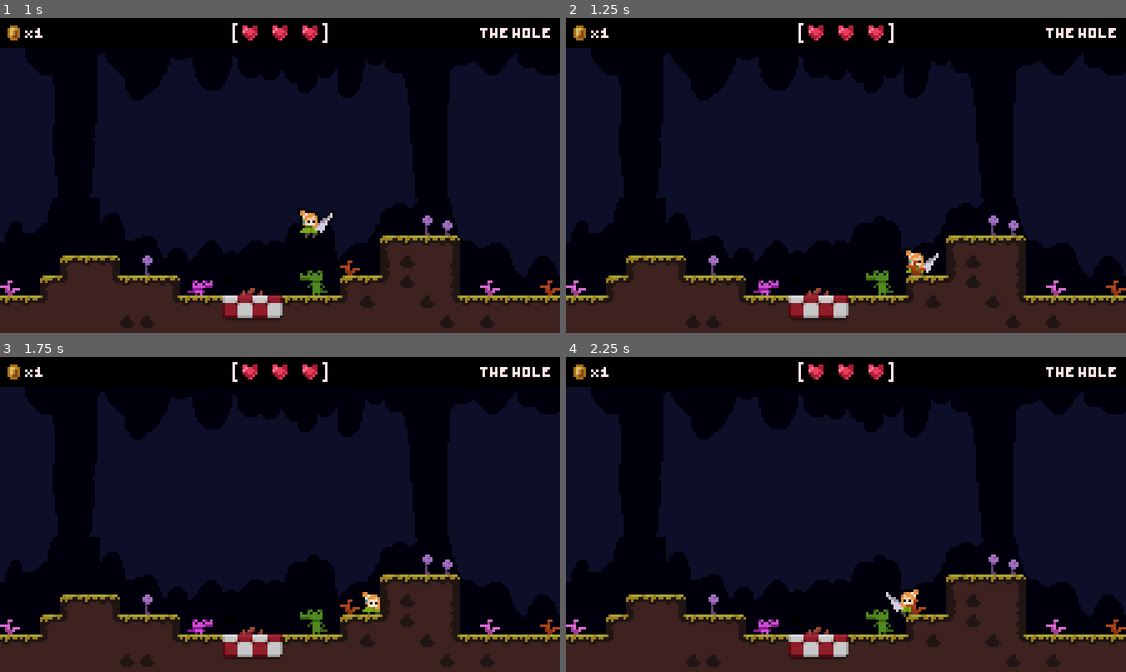
Above: before the commit, frames 1-4 (two rows, left to right).
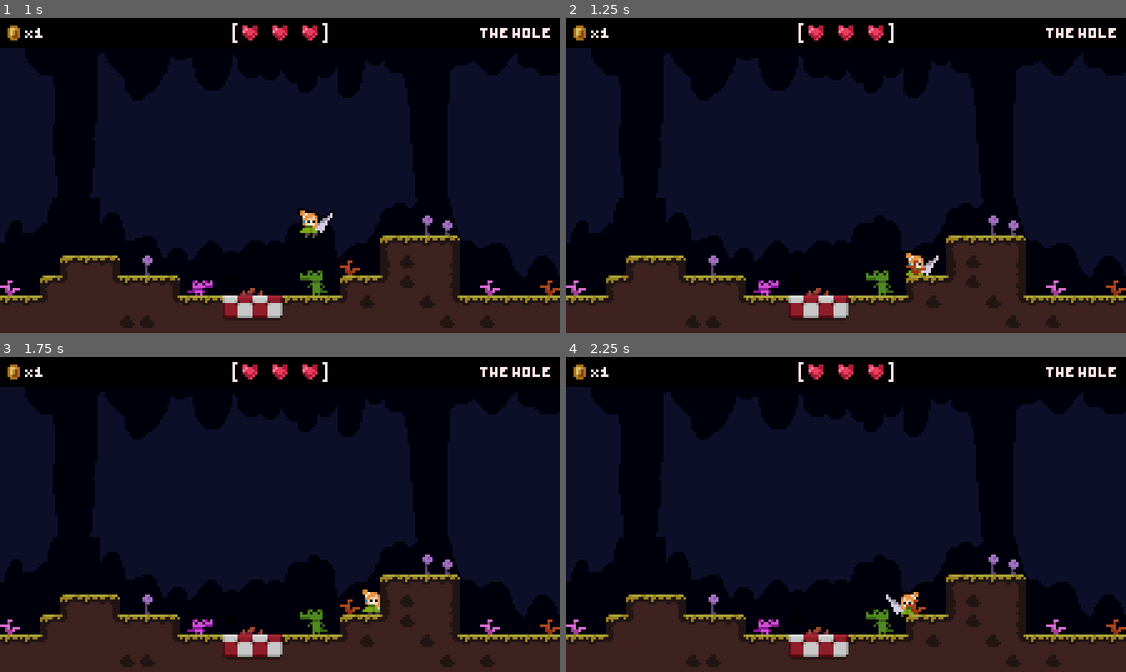
Above: after the commit, the same moments.

Repository: coffe789/the_hole_report
Game: Godot game, scene res://Content/main.tscn
Two runs of this game, one before a commit and one after it. Both use one fixed random seed, a clock stepped at 60 frames per second and the inputs below.
Inputs (mouse positions are in pixels of both pictures, inside the frame that each line leads up to):
- Up to frame 1 (1 s): tap Enter (ui_accept) at 0.5, 0.6 s; move the mouse to (403, 159) at 0.52 s; hold Right (ui_right) from 0.53 s (still down); hold Space (jump) from 0.53 s (still down); click (403, 159) at 0.67 s
- Up to frame 2 (1.25 s): keep holding Right (ui_right); keep holding Space (jump)
- Up to frame 3 (1.75 s): keep holding Right (ui_right); move the mouse to (168, 530) at 1.27 s; release Space (jump) at 1.28 s; tap Space (jump) at 1.35, 1.52 s; tap Enter (ui_accept) at 1.55 s
- Up to frame 4 (2.25 s): tap Space (jump) at 1.82 s; move the mouse to (902, 445) at 2.02 s; release Right (ui_right) at 2.03 s; hold Left (ui_left) from 2.03 s (still down); hold Space (jump) from 2.03 s (still down); tap Enter (ui_accept) at 2.1 s

Frame 1 is identical in both runs. In frame 2, 0.2% of the frame differs, in the area x 60-67%, y 73-82%; in frame 3, 0.1%; in frame 4, 0.2%, in the area x 57-63%, y 73-83%.

Commit message:
add attack, other stuff

Diff:
--- a/Content/Map/world.tscn
+++ b/Content/Map/world.tscn
@@ -11,7 +11,11 @@
 [ext_resource type="Texture2D" uid="uid://5njq07xfudk2" path="res://Art/croco_jr.png" id="10_77050"]
 [ext_resource type="PackedScene" uid="uid://dbbruyu6qrvj1" path="res://Content/NPC/npc.tscn" id="12_5073p"]
 [ext_resource type="PackedScene" uid="uid://djuy8mo8nwe4i" path="res://Content/Map/room.tscn" id="12_ngnwq"]
+[ext_resource type="Texture2D" uid="uid://fo03wacvy41t" path="res://Art/bloblin.png" id="13_7lf2y"]
+[ext_resource type="PackedScene" uid="uid://dbnheiheigdfg" path="res://Content/Util/Damage/tx_hitbox.tscn" id="13_krhj3"]
 [ext_resource type="Script" path="res://Content/Resource/dialogue.gd" id="13_lj3s4"]
+
+[sub_resource type="CircleShape2D" id="CircleShape2D_ucye3"]
 
 [node name="World" type="Node2D"]
 script = ExtResource("1_uklxy")
@@ -30,6 +34,16 @@
 
 [node name="Player" parent="." instance=ExtResource("5_axxvd")]
 position = Vector2(96, 104)
+
+[node name="bloblin" type="Sprite2D" parent="."]
+position = Vector2(255, 97)
+texture = ExtResource("13_7lf2y")
+
+[node name="TxHitbox" parent="bloblin" groups=["enemy_attack"] instance=ExtResource("13_krhj3")]
+position = Vector2(-1, 6)
+
+[node name="CollisionShape2D" type="CollisionShape2D" parent="bloblin/TxHitbox"]
+shape = SubResource("CircleShape2D_ucye3")
 
 [node name="TileMap" type="TileMap" parent="."]
 tile_set = ExtResource("1_rgccw")
@@ -51,44 +65,48 @@
 [node name="Room2" parent="." instance=ExtResource("12_ngnwq")]
 position = Vector2(336, 64)
 
-[node name="NPC" parent="." instance=ExtResource("12_5073p")]
+[node name="Croco" parent="." instance=ExtResource("12_5073p")]
 position = Vector2(125, 104)
 texture = ExtResource("3_gr0vp")
 
-[node name="Interactable" parent="NPC" index="0"]
+[node name="Interactable" parent="Croco" index="0"]
 position = Vector2(1, 8)
 
-[node name="dir" parent="NPC/Interactable" index="1"]
+[node name="dir" parent="Croco/Interactable" index="1"]
 position = Vector2(-1, -16)
 
-[node name="Dialogue" parent="NPC" index="1"]
-dialogue = Array[String](["hellow player this is gonna be a long one but please stay with me. Blah blah blah", "what's up"])
+[node name="Dialogue" parent="Croco" index="1"]
+dialogue = Array[String](["our picnic is ruined!!!", "how could you do this?"])
 
-[node name="Dialogue2" type="Node" parent="NPC"]
+[node name="Dialogue2" type="Node" parent="Croco"]
 script = ExtResource("13_lj3s4")
 is_player = true
-dialogue = Array[String](["not much", "hbu"])
+dialogue = Array[String](["Sorry about that. ", "I never expected someone was having a picnic at the bottom of this hole. "])
 
-[node name="NPC2" parent="." instance=ExtResource("12_5073p")]
+[node name="Dialogue3" type="Node" parent="Croco"]
+script = ExtResource("13_lj3s4")
+dialogue = Array[String](["woah you fell from a sky hole??", "I guess our blanket saved you then huh"])
+
+[node name="CrocoJr" parent="." instance=ExtResource("12_5073p")]
 position = Vector2(80, 104)
 texture = ExtResource("10_77050")
 flip_h = true
 
-[node name="Interactable" parent="NPC2" index="0"]
+[node name="Interactable" parent="CrocoJr" index="0"]
 position = Vector2(1, 8)
 
-[node name="dir" parent="NPC2/Interactable" index="1"]
+[node name="dir" parent="CrocoJr/Interactable" index="1"]
 position = Vector2(-2, -11)
 
-[node name="Dialogue" parent="NPC2" index="1"]
-dialogue = Array[String](["hellow player", "what's up"])
+[node name="Dialogue" parent="CrocoJr" index="1"]
+dialogue = Array[String](["*cries*", "YOU MONSTER"])
 
-[node name="Dialogue2" type="Node" parent="NPC2"]
+[node name="Dialogue2" type="Node" parent="CrocoJr"]
 script = ExtResource("13_lj3s4")
 is_player = true
-dialogue = Array[String](["not much", "hbu"])
+dialogue = Array[String](["..sorry"])
 
-[editable path="NPC"]
-[editable path="NPC/Interactable"]
-[editable path="NPC2"]
-[editable path="NPC2/Interactable"]
+[editable path="Croco"]
+[editable path="Croco/Interactable"]
+[editable path="CrocoJr"]
+[editable path="CrocoJr/Interactable"]
--- a/Content/NPC/npc.gd
+++ b/Content/NPC/npc.gd
@@ -12,16 +12,19 @@
 			dialogues.append(c)
 
 func on_interact():
-	if get_tree().paused: return
-	$Interactable.visible = false
+	var p = Global.get_unique("player")
+	if !get_tree().paused && p.is_on_floor():
+		$Interactable.visible = false
+		p.velocity = Vector2.ZERO
 
-	get_tree().paused = true
-	for d in dialogues:
-		var tb = next_dialogue()
-		await tb.done
-	idx = 0
-	get_tree().paused = false
-	$Interactable.visible = true
+		get_tree().paused = true
+		for d in dialogues:
+			var tb = next_dialogue()
+			await tb.done
+		idx = 0
+
+		get_tree().paused = false
+		$Interactable.visible = true
 
 var idx = 0
 func next_dialogue():
@@ -30,7 +33,6 @@
 		var p = Global.get_unique("player")
 		add_child.call_deferred(tb)
 		if p:tb.offset = p.global_position-global_position + dialogue_offset
-		print(p.global_position-global_position)
 	else:
 		add_child.call_deferred(tb)
 		tb.offset = dialogue_offset
--- /dev/null
+++ b/Content/Player/Anim.gd
@@ -0,0 +1,7 @@
+extends AnimationPlayer
+
+func custom_play(name: StringName = "", custom_blend: float = -1, custom_speed: float = 1.0, from_end: bool = false):
+	if get_parent().is_attacking:
+		pass#animation_set_next(current_animation, name)
+	else:
+		play(name, custom_blend, custom_speed, from_end)
--- a/Content/Player/Fall.gd
+++ b/Content/Player/Fall.gd
@@ -7,10 +7,9 @@
 	target.move(delta)
 
 	if target.velocity.y > 50:
-		target.get_node("Anim").play("fall")
+		target.get_node("Anim").custom_play("fall")
 	else:
-		target.get_node("Anim").stop()
-		target.get_node("Sprite2D").frame = 0
+		target.get_node("Anim").custom_play("idle")
 
 func exit():
 	pass
--- a/Content/Player/Ground.gd
+++ b/Content/Player/Ground.gd
@@ -1,15 +1,14 @@
 extends State
 
 func enter():
-	target.get_node("Anim").stop()
+	pass
 
 func update(delta):
 	target.move(delta)
 	if Input.get_axis("ui_left", "ui_right") && target.get_node("Anim").current_animation != "walk":
-		target.get_node("Anim").play("walk")
+		target.get_node("Anim").custom_play("walk")
 	elif Input.get_axis("ui_left", "ui_right") == 0:
-		target.get_node("Anim").stop()
-		target.get_node("Sprite2D").frame = 0
+		target.get_node("Anim").custom_play("idle")
 
 func exit():
 	pass
--- a/Content/Player/Jump.gd
+++ b/Content/Player/Jump.gd
@@ -5,7 +5,7 @@
 func enter():
 	has_ended_jump = false
 	target.velocity.y = target.JUMP_SPEED
-	target.get_node("Anim").play("jump")
+	target.get_node("Anim").custom_play("jump")
 	target.get_node("PrejumpTimer").stop()
 
 func update(delta):
--- a/Content/Player/player.gd
+++ b/Content/Player/player.gd
@@ -1,17 +1,21 @@
 extends CharacterBody2D
 
 const MAX_SPEED = Vector2(65, 200)
+const MAX_HP = 3
 const INPUT_ACCEL = 30.0 * 60.0
 const JUMP_SPEED = -205.0
 const GRAVITY = 400
 
 var accel = Vector2.ZERO
+var is_attacking = false
+var hp = MAX_HP : set=set_health
 
 func _ready():
 	$SM.init_machine(self, $SM/States/Ground)
 
 func move(delta):
 	var dir = Input.get_axis("ui_left", "ui_right")
+	if !is_on_floor(): dir *= pow(modulate.a, 2) # Less control when taking damage
 	accel = Vector2(dir * INPUT_ACCEL, GRAVITY)
 	velocity += accel * delta
 	if is_on_floor():
@@ -28,5 +32,36 @@
 	if Input.is_action_just_pressed("jump"):
 		$PrejumpTimer.start()
 	$SM.update(delta)
-	if velocity.x:
-		$Sprite2D.scale.x = sign(velocity.x)
+	if Input.is_action_just_pressed("ui_down"):
+		if !is_attacking:
+			$Anim.custom_play("attack")
+			$AttackTimer.start()
+			is_attacking = true
+			await $AttackTimer.timeout
+			is_attacking = false
+	var dir = Input.get_axis("ui_left", "ui_right")
+	if dir && !is_attacking:
+		$Sprite2D.scale.x = sign(dir)
+		$TxHitbox.position.x = 5 * sign(dir)
+
+
+func _on_rx_hitbox_damage_received(amount, damage_source):
+	if damage_source.is_in_group("enemy_attack"):
+		hp -= amount
+#		var new_health = current_health - amount
+#		Global.update_player_health.emit(new_health)
+#		Global.update_health_ui.emit(current_health)
+		await $RxHitbox.i_timer.timeout
+		modulate.a = 1
+
+func set_health(new_amount):
+	if new_amount < hp:
+		$SM.transition_state($SM/States/Fall)
+		$RxHitbox.do_iframes()
+		modulate.a = 0.5
+
+		velocity = Vector2(-sign($Sprite2D.scale.x) * 300, -80)
+		Global.do_freeze_frames(0.1)
+	if new_amount <= 0:
+#		die()
+		new_amount = 4
--- a/Content/Player/player.tscn
+++ b/Content/Player/player.tscn
@@ -1,12 +1,15 @@
-[gd_scene load_steps=15 format=3 uid="uid://o7ajaubg1qid"]
+[gd_scene load_steps=21 format=3 uid="uid://o7ajaubg1qid"]
 
 [ext_resource type="Script" path="res://Content/Util/Statemachine/StateMachine.gd" id="1_a2drm"]
 [ext_resource type="Script" path="res://Content/Player/player.gd" id="1_jlimy"]
 [ext_resource type="Texture2D" uid="uid://dxbxe76ing1ep" path="res://Art/char-sheet.png" id="2_e4506"]
+[ext_resource type="Script" path="res://Content/Player/Anim.gd" id="3_t0pj7"]
 [ext_resource type="Script" path="res://Content/Player/Transitions.gd" id="4_6xyjs"]
 [ext_resource type="Script" path="res://Content/Player/Ground.gd" id="4_gqrb4"]
 [ext_resource type="Script" path="res://Content/Player/Jump.gd" id="5_s68ql"]
 [ext_resource type="Script" path="res://Content/Player/Fall.gd" id="6_00sl3"]
+[ext_resource type="PackedScene" uid="uid://bq3wv3vw2sqtm" path="res://Content/Util/Damage/rx_hitbox.tscn" id="9_gbjrn"]
+[ext_resource type="PackedScene" uid="uid://dbnheiheigdfg" path="res://Content/Util/Damage/tx_hitbox.tscn" id="10_0gcvt"]
 
 [sub_resource type="RectangleShape2D" id="RectangleShape2D_l55rt"]
 size = Vector2(6, 10)
@@ -24,6 +27,46 @@
 "transitions": PackedFloat32Array(1),
 "update": 1,
 "values": [0]
+}
+tracks/1/type = "value"
+tracks/1/imported = false
+tracks/1/enabled = true
+tracks/1/path = NodePath("TxHitbox:monitorable")
+tracks/1/interp = 1
+tracks/1/loop_wrap = true
+tracks/1/keys = {
+"times": PackedFloat32Array(0),
+"transitions": PackedFloat32Array(1),
+"update": 1,
+"values": [false]
+}
+
+[sub_resource type="Animation" id="Animation_uxo1k"]
+resource_name = "attack"
+length = 0.45
+tracks/0/type = "value"
+tracks/0/imported = false
+tracks/0/enabled = true
+tracks/0/path = NodePath("Sprite2D:frame")
+tracks/0/interp = 1
+tracks/0/loop_wrap = true
+tracks/0/keys = {
+"times": PackedFloat32Array(0, 0.101943, 0.202043, 0.301307, 0.399359),
+"transitions": PackedFloat32Array(1, 1, 1, 1, 1),
+"update": 1,
+"values": [4, 5, 6, 7, 0]
+}
+tracks/1/type = "value"
+tracks/1/imported = false
+tracks/1/enabled = true
+tracks/1/path = NodePath("TxHitbox:monitorable")
+tracks/1/interp = 1
+tracks/1/loop_wrap = true
+tracks/1/keys = {
+"times": PackedFloat32Array(0, 0.205297, 0.235939),
+"transitions": PackedFloat32Array(1, 1, 1),
+"update": 1,
+"values": [false, true, false]
 }
 
 [sub_resource type="Animation" id="Animation_qibqy"]
@@ -70,19 +113,39 @@
 "times": PackedFloat32Array(0, 0.2),
 "transitions": PackedFloat32Array(1, 1),
 "update": 1,
-"values": [0, 1]
+"values": [1, 0]
+}
+
+[sub_resource type="Animation" id="Animation_4mq73"]
+resource_name = "idle"
+tracks/0/type = "value"
+tracks/0/imported = false
+tracks/0/enabled = true
+tracks/0/path = NodePath("Sprite2D:frame")
+tracks/0/interp = 1
+tracks/0/loop_wrap = true
+tracks/0/keys = {
+"times": PackedFloat32Array(0),
+"transitions": PackedFloat32Array(1),
+"update": 1,
+"values": [0]
 }
 
 [sub_resource type="AnimationLibrary" id="AnimationLibrary_akj71"]
 _data = {
 "RESET": SubResource("Animation_8wkdf"),
+"attack": SubResource("Animation_uxo1k"),
 "fall": SubResource("Animation_qibqy"),
+"idle": SubResource("Animation_4mq73"),
 "jump": SubResource("Animation_6orsi"),
 "walk": SubResource("Animation_23hg2")
 }
 
 [sub_resource type="RectangleShape2D" id="RectangleShape2D_uik2f"]
 size = Vector2(1, 1)
+
+[sub_resource type="RectangleShape2D" id="RectangleShape2D_600s1"]
+size = Vector2(16, 10)
 
 [node name="Player" type="CharacterBody2D" groups=["player"]]
 script = ExtResource("1_jlimy")
@@ -94,12 +157,13 @@
 position = Vector2(0, 7)
 texture = ExtResource("2_e4506")
 offset = Vector2(2, -7)
-hframes = 4
+hframes = 8
 
 [node name="Anim" type="AnimationPlayer" parent="."]
 libraries = {
 "": SubResource("AnimationLibrary_akj71")
 }
+script = ExtResource("3_t0pj7")
 
 [node name="SM" type="Node" parent="."]
 script = ExtResource("1_a2drm")
@@ -128,3 +192,23 @@
 process_callback = 0
 wait_time = 0.12
 one_shot = true
+
+[node name="AttackTimer" type="Timer" parent="."]
+process_callback = 0
+wait_time = 0.4
+one_shot = true
+
+[node name="RxHitbox" parent="." instance=ExtResource("9_gbjrn")]
+i_seconds = 1.0
+
+[node name="CollisionShape2D" type="CollisionShape2D" parent="RxHitbox"]
+shape = SubResource("RectangleShape2D_l55rt")
+
+[node name="TxHitbox" parent="." instance=ExtResource("10_0gcvt")]
+position = Vector2(5, 0)
+
+[node name="CollisionShape2D" type="CollisionShape2D" parent="TxHitbox"]
+shape = SubResource("RectangleShape2D_600s1")
+metadata/_edit_lock_ = true
+
+[connection signal="damage_received" from="RxHitbox" to="." method="_on_rx_hitbox_damage_received"]
--- a/Content/UI/Textbox.gd
+++ b/Content/UI/Textbox.gd
@@ -31,18 +31,19 @@
 			d_index += 1
 
 func reset():
+	$RichTextLabel.visible_characters = -1
 	$RichTextLabel.text = dialogue[d_index]
 	position.y = offset.y - (LINE_HEIGHT * $RichTextLabel.get_line_count() - 1)/2
 	size.y = LINE_HEIGHT * $RichTextLabel.get_line_count() + $RichTextLabel.position.y
 	$Tail.position.y = size.y
-	$RichTextLabel.text = ""
+	$RichTextLabel.visible_characters = 0
 
 func append_new_letter():
-	var label = $RichTextLabel
-	if label.text.length() < dialogue[d_index].length():
-		var this_char = dialogue[d_index][label.text.length()]
-		label.text += this_char
-		if label.text.length() == dialogue[d_index].length():
+	if $RichTextLabel.visible_characters < dialogue[d_index].length():
+		var this_char = dialogue[d_index][$RichTextLabel.visible_characters]
+#		label.text += this_char
+		$RichTextLabel.visible_characters += 1
+		if $RichTextLabel.visible_characters >= dialogue[d_index].length():
 			return AppendStatus.DONE
 		if (this_char == '.' or this_char == '?' or this_char == '!' or this_char == ','):
 			return AppendStatus.PUNCTUATION
@@ -53,10 +54,12 @@
 func _process(delta):
 	if Input.is_action_just_pressed("ui_accept"):
 		if d_index > dialogue.size() - 1:
+			await get_tree().physics_frame
+			await get_tree().physics_frame
 			emit_signal("done")
 			queue_free()
-		elif $RichTextLabel.text.length() < dialogue[d_index].length():
-			$RichTextLabel.text = dialogue[d_index]
+		elif $RichTextLabel.visible_characters < $RichTextLabel.text.length():
+			$RichTextLabel.visible_characters = $RichTextLabel.text.length()
 		else:
 			reset()
 			$Timer.start(CHAR_TIME)
--- a/Content/UI/textbox.tscn
+++ b/Content/UI/textbox.tscn
@@ -24,6 +24,7 @@
 text = "hi"
 fit_content = true
 scroll_active = false
+visible_characters_behavior = 1
 
 [node name="Timer" type="Timer" parent="."]
 one_shot = true
--- a/Content/Util/Damage/DamageHitbox.gd
+++ /dev/null
@@ -1,37 +0,0 @@
-extends Area2D
-class_name DamageHitbox
-
-signal damage_anything(amount, damage_source)
-signal target_found(target)
-
-@onready var collision_shape = $CollisionShape2D
-@export var damage_amount = 1
-var damage_source = self
-
-func _ready():
-	connect("area_entered", _on_DamageHitbox_area_entered)
-	connect("area_exited", _on_DamageHitbox_area_exited)
-
-func disable():
-	set_deferred("monitoring", false)
-	set_deferred("monitorable", false)
-
-func enable():
-	set_deferred("monitoring", true)
-	set_deferred("monitorable", true)
-
-
-func _physics_process(_delta):
-	# Signal is received by connected hurtboxes, or if parent wants to know fsr
-	emit_signal("damage_anything", damage_amount, damage_source)
-
-
-func _on_DamageHitbox_area_entered(area):
-	if area is DamageHurtbox:
-		connect("damage_anything", area._on_DamageHitbox_entered)
-		emit_signal("damage_anything", damage_amount, damage_source)
-		emit_signal("target_found", area)
-
-func _on_DamageHitbox_area_exited(area):
-	if area is DamageHurtbox:
-		disconnect("damage_anything", area._on_DamageHitbox_entered)
--- a/Content/Util/Damage/DamageHurtbox.gd
+++ b/Content/Util/Damage/RxHitbox.gd
@@ -1,5 +1,5 @@
 extends Area2D
-class_name DamageHurtbox
+class_name RxHitbox
 signal damage_received(amount, damage_source)
 
 # invincibility timer
@@ -15,14 +15,12 @@
 func do_iframes():
 	i_timer.start(i_seconds)
 	set_deferred("monitorable", false)
-	set_deferred("monitoring", false)
 
 	await i_timer.timeout
 
 	set_deferred("monitorable", true)
-	set_deferred("monitoring", true)
 
-func _on_DamageHitbox_entered(amount, damage_source):
+func _on_damaged(amount, damage_source):
 	if i_timer.time_left == 0 and i_timer.is_stopped():
 		# Pass the signal on (to the parent/logic system)
 		emit_signal("damage_received", amount, damage_source)
--- /dev/null
+++ b/Content/Util/Damage/TxHitbox.gd
@@ -0,0 +1,32 @@
+extends Area2D
+class_name TxHitbox
+
+signal damage_anything(amount, damage_source)
+signal target_found(target)
+
+@export var damage_amount = 1
+@export var damage_source:Node = self
+
+func _ready():
+	connect("area_entered", _on_TxHitbox_area_entered)
+	connect("area_exited", _on_TxHitbox_area_exited)
+
+func disable():
+	set_deferred("monitoring", false)
+
+func enable():
+	set_deferred("monitoring", true)
+
+func _physics_process(_delta):
+	# Signal is received by connected hurtboxes
+	emit_signal("damage_anything", damage_amount, damage_source)
+
+func _on_TxHitbox_area_entered(area):
+	if area is RxHitbox:
+		connect("damage_anything", area._on_damaged)
+		emit_signal("damage_anything", damage_amount, damage_source)
+		emit_signal("target_found", area)
+
+func _on_TxHitbox_area_exited(area):
+	if area is RxHitbox:
+		disconnect("damage_anything", area._on_damaged)
--- a/Content/Util/Damage/projectile.gd
+++ b/Content/Util/Damage/projectile.gd
@@ -1,4 +1,4 @@
-extends DamageHitbox
+extends TxHitbox
 
 @export var direction := Vector2.ZERO
 @export var speed := 200.0
@@ -39,7 +39,7 @@
 		queue_free()
 
 func _on_area_entered(area):
-	if area is DamageHurtbox:
+	if area is RxHitbox:
 		if from_player and area.get_parent().is_in_group("enemy"):
 			queue_free()
 		elif !from_player and area.get_parent().is_in_group("player"):
--- /dev/null
+++ b/Content/Util/Damage/rx_hitbox.tscn
@@ -0,0 +1,10 @@
+[gd_scene load_steps=2 format=3 uid="uid://bq3wv3vw2sqtm"]
+
+[ext_resource type="Script" path="res://Content/Util/Damage/RxHitbox.gd" id="1_l35ei"]
+
+[node name="RxHitbox" type="Area2D"]
+modulate = Color(0.0901961, 1, 0.145098, 1)
+collision_layer = 4
+collision_mask = 0
+monitoring = false
+script = ExtResource("1_l35ei")
--- /dev/null
+++ b/Content/Util/Damage/tx_hitbox.tscn
@@ -0,0 +1,10 @@
+[gd_scene load_steps=2 format=3 uid="uid://dbnheiheigdfg"]
+
+[ext_resource type="Script" path="res://Content/Util/Damage/TxHitbox.gd" id="1_btqa1"]
+
+[node name="TxHitbox" type="Area2D"]
+modulate = Color(1, 0.0901961, 0.0980392, 1)
+collision_layer = 0
+collision_mask = 4
+monitorable = false
+script = ExtResource("1_btqa1")
--- a/Content/Util/interactable.tscn
+++ b/Content/Util/interactable.tscn
@@ -10,6 +10,7 @@
 script = ExtResource("1_2kd8u")
 
 [node name="CollisionShape2D" type="CollisionShape2D" parent="."]
+modulate = Color(0.133333, 1, 1, 1)
 position = Vector2(0, -1.5)
 shape = SubResource("RectangleShape2D_3wlhg")
 
--- a/project.godot
+++ b/project.godot
@@ -18,6 +18,10 @@
 [autoload]
 
 Global="*res://Content/global.gd"
+
+[debug]
+
+shapes/collision/shape_color=Color(1, 1, 1, 0.419608)
 
 [display]
 
Binary file added: Art/bloblin.png
Not shown, added: Art/bloblin.png.import
Binary file changed: Art/char-sheet.png
Binary file changed: Art/char.ase
Binary file added: Art/char.gif
Binary file changed: Art/char.png
Not shown: 1 places in Content/Map/world.tscn that only renumber resources
